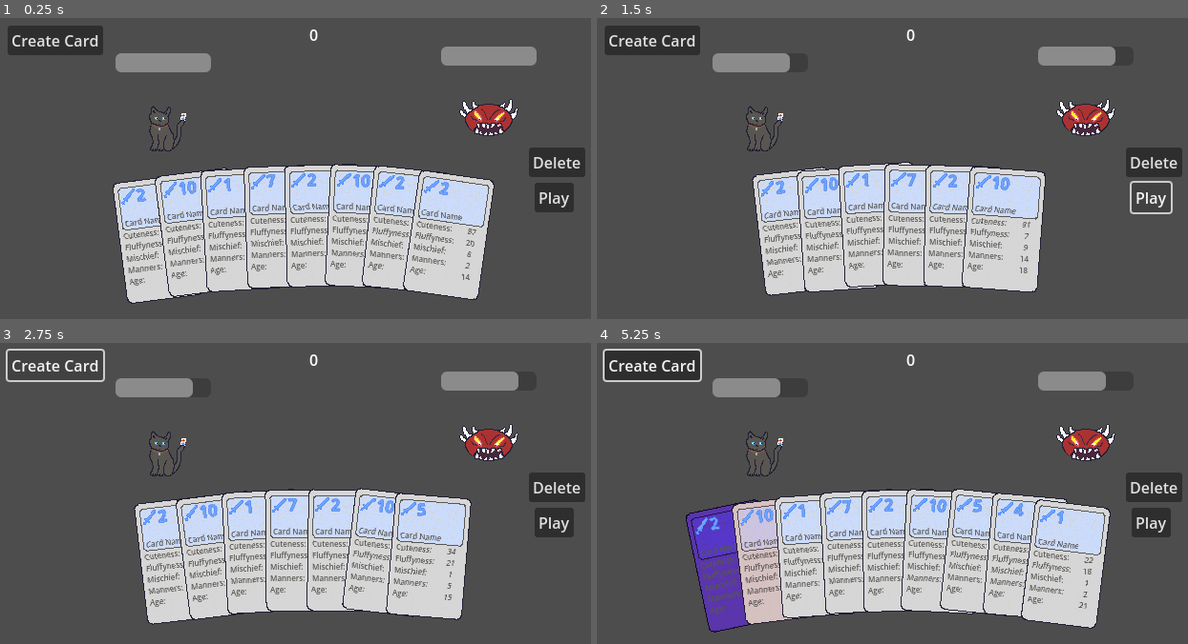
Above: before the commit, frames 1-4 (two rows, left to right).
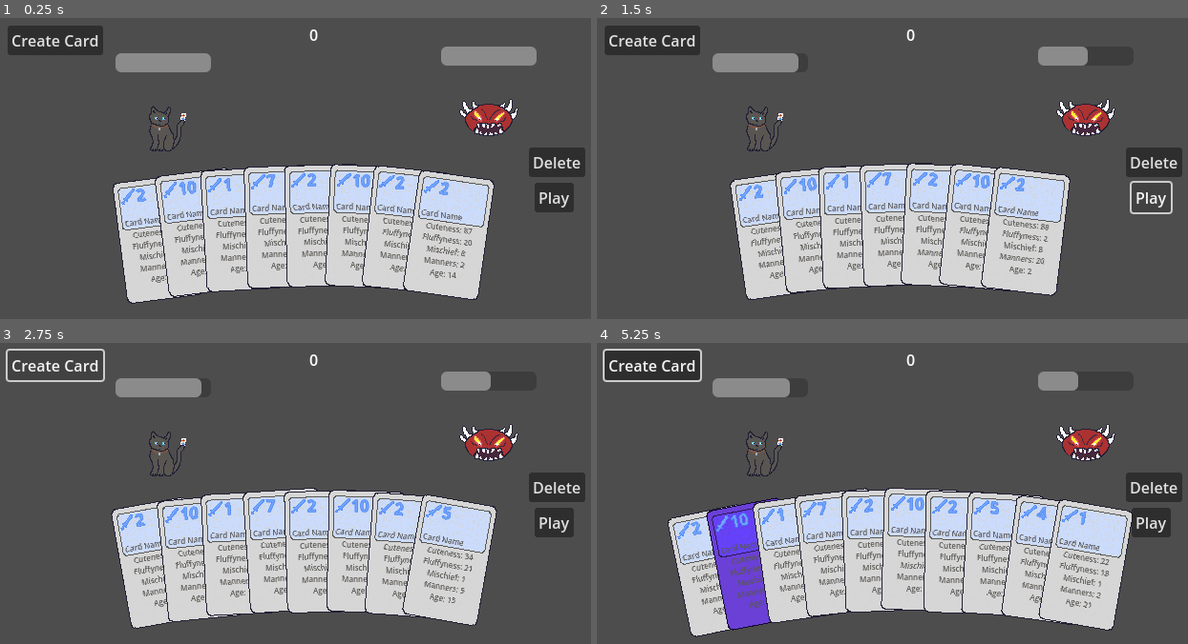
Above: after the commit, the same moments.

Repository: zcbntr/bucinum
Game: Godot game, scene res://scenes/main.tscn
Same seed, same stepped clock (60 frames per second), same inputs: the game is played once before the commit and once after it.
Inputs (mouse positions are in pixels of both pictures, inside the frame that each line leads up to):
- Up to frame 1 (0.25 s): no input
- Up to frame 2 (1.5 s): click "Play" at 0.5 s; click "Play" at 1.25 s
- Up to frame 3 (2.75 s): click "Create Card" at 2 s
- Up to frame 4 (5.25 s): click "Create Card" at 2.75 s; click "Play" at 3.5 s; click "Create Card" at 4.25 s; tap Enter at 5 s; move the mouse to (756, 562) at 5.02 s; press the mouse at (756, 562) at 5.03 s

The runs differ from the first frame. In frame 1, 3.1% of the frame differs, in the area x 20-81%, y 65-89%; in frame 2, 11%; in frame 3, 12%; in frame 4, 17%, in the area x 11-91%, y 9-98%.

Commit message:
Add category comparison

Diff:
--- a/scenes/card.tscn
+++ b/scenes/card.tscn
@@ -24,11 +24,6 @@
 
 [sub_resource type="RectangleShape2D" id="RectangleShape2D_hxmh3"]
 size = Vector2(78, 126)
-
-[sub_resource type="LabelSettings" id="LabelSettings_gy8yp"]
-line_spacing = 0.0
-font_size = 8
-font_color = Color(0.345098, 0.337255, 0.321569, 1)
 
 [sub_resource type="LabelSettings" id="LabelSettings_5524n"]
 line_spacing = 0.0
@@ -98,30 +93,57 @@
 
 [node name="Categories" type="Node2D" parent="."]
 
-[node name="CategoryNamesLbl" type="Label" parent="Categories"]
+[node name="Category1Lbl" type="Label" parent="Categories"]
 offset_left = -35.0
 offset_top = -13.0
-offset_right = 12.0
-offset_bottom = 60.0
-text = "Cuteness:
-Fluffyness:
-Mischief:
-Manners:
-Intelligence:
-Age:"
-label_settings = SubResource("LabelSettings_gy8yp")
+offset_right = 35.0
+offset_bottom = -1.0
+text = "<category 1 text>"
+label_settings = SubResource("LabelSettings_5524n")
+horizontal_alignment = 1
 
-[node name="CategoryStatsLbl" type="Label" parent="Categories"]
-offset_left = 14.0
-offset_top = -13.0
+[node name="Category2Lbl" type="Label" parent="Categories"]
+offset_left = -35.0
+offset_top = -1.0
 offset_right = 35.0
-offset_bottom = 60.0
-text = "99
-99
-100
-14
-3
-5"
+offset_bottom = 11.0
+text = "<category 2 text>"
+label_settings = SubResource("LabelSettings_5524n")
+horizontal_alignment = 1
+
+[node name="Category3Lbl" type="Label" parent="Categories"]
+offset_left = -35.0
+offset_top = 11.0
+offset_right = 35.0
+offset_bottom = 23.0
+text = "<category 3 text>"
+label_settings = SubResource("LabelSettings_5524n")
+horizontal_alignment = 1
+
+[node name="Category4Lbl" type="Label" parent="Categories"]
+offset_left = -35.0
+offset_top = 23.0
+offset_right = 35.0
+offset_bottom = 35.0
+text = "<category 4 text>"
+label_settings = SubResource("LabelSettings_5524n")
+horizontal_alignment = 1
+
+[node name="Category5Lbl" type="Label" parent="Categories"]
+offset_left = -35.0
+offset_top = 35.0
+offset_right = 35.0
+offset_bottom = 47.0
+text = "<category 5 text>"
+label_settings = SubResource("LabelSettings_5524n")
+horizontal_alignment = 1
+
+[node name="Category6Lbl" type="Label" parent="Categories"]
+offset_left = -35.0
+offset_top = 47.0
+offset_right = 35.0
+offset_bottom = 59.0
+text = "<category 6 text>"
 label_settings = SubResource("LabelSettings_5524n")
 horizontal_alignment = 1
 
--- a/scripts/card.gd
+++ b/scripts/card.gd
@@ -10,7 +10,8 @@
 	"Fluffyness": 99,
 	"Mischief": 100,
 	"Manners": 14,
-	"Age": 5
+	"Age": 5,
+	"Legs": 4
 }
 
 @export var card_name: String = "Card Name"
@@ -23,12 +24,13 @@
 @onready var damage_lbl: Label = $DamageDisplay/DamageLbl
 @onready var name_lbl: Label = $NameDisplay/NameLbl
 @onready var base_sprite: Sprite2D = $BaseCardSprite
-@onready var categories_names_lbl: Label = $Categories/CategoryNamesLbl
-@onready var categories_stats_lbl: Label = $Categories/CategoryStatsLbl
+@onready var category_lbls: Array[Label] = [$Categories/Category1Lbl, $Categories/Category2Lbl, $Categories/Category3Lbl, $Categories/Category4Lbl, $Categories/Category5Lbl, $Categories/Category6Lbl]
 
 # Called when the node enters the scene tree for the first time.
 func _ready() -> void:
 	$CostDisplay.visible = false
+	for i in category_lbls.size():
+		category_lbls[i].set_text('')
 	pass
 
 func set_values(_name: String, _description: String, _cost: int, _damage: int, _stats: Dictionary) -> void:
@@ -66,14 +68,9 @@
 #	Update categories/stats on the card
 	var categories_name_lbl_string: String = ''
 	var categories_stats_lbl_string: String = ''
-	for category_name in stats.keys():
-		categories_name_lbl_string += str(category_name) + ":\n"
+	for i in stats.keys().size():
+		category_lbls[i].set_text(str(stats.keys()[i]) + ": " + str(stats.values()[i]))
 
-	for category_stat in stats.values():
-		categories_stats_lbl_string += str(category_stat) + "\n"
-
-	categories_names_lbl.set_text(categories_name_lbl_string)
-	categories_stats_lbl.set_text(categories_stats_lbl_string)
 
 func highlight():
 	base_sprite.set_modulate(Color(1, 0.9, 0.9, 1))
@@ -100,5 +97,5 @@
 func _on_clickable_area_mouse_exited() -> void:
 	mouse_exited.emit(self)
 
-func play(game_state: Dictionary):
+func activate(game_state: Dictionary):
 	action.activate(game_state)
--- a/scripts/enemy_character.gd
+++ b/scripts/enemy_character.gd
@@ -5,6 +5,7 @@
 
 # Called when the node enters the scene tree for the first time.
 func _ready() -> void:
+	health = 8
 	hand.angle_limit = 5
 	hand.hand_radius = 1050
 	pass # Replace with function body.
--- a/scripts/game_controller.gd
+++ b/scripts/game_controller.gd
@@ -9,7 +9,14 @@
 	SHOP
 }
 
+enum ComparisonResult {
+	PLAYER_WIN,
+	ENEMY_WIN,
+	TIE
+}
+
 @onready var current_state: GameState = GameState.PLAYER_TURN
+@onready var comparison_history: Array[ComparisonResult]
 
 func transition(next_state: GameState):
 	current_state = next_state
@@ -27,6 +34,13 @@
 		GameState.SHOP:
 			pass
 
+func get_prev_comparison_result() -> ComparisonResult:
+	return comparison_history.front()
+
+func push_comparison_result(_result: ComparisonResult) -> void:
+	comparison_history.push_front(_result)
+
+
 # Called when the node enters the scene tree for the first time.
 func _ready() -> void:
 	pass # Replace with function body.
--- a/scripts/hand.gd
+++ b/scripts/hand.gd
@@ -52,7 +52,6 @@
 	remove_child(removing_card)
 	fan_cards()
 
-	removing_card.queue_free()
 	return removing_card
 
 func remove_selected_cards() -> Array[Card]:
@@ -88,9 +87,6 @@
 	var rot_offset = rng.randf_range(-0.5 * ROT_VAR, 0.5 * ROT_VAR)
 
 	card.set_position(get_card_position(_angle_in_deg) + Vector2(int(x_offset), int(y_offset)))
-
-	#	Add some random variantion
-
 	card.set_rotation(deg_to_rad(_angle_in_deg + 90 + rot_offset))
 
 func _handle_card_touched(_card: Card) -> void:
--- a/scripts/main.gd
+++ b/scripts/main.gd
@@ -35,13 +35,52 @@
 		$CanvasLayer/GameOverOverlay.visible = true
 
 
+func compare_cards(_category: String, _player_card: Card, _enemy_card: Card) -> GameController.ComparisonResult:
+	if _player_card.stats.get(_category) > _enemy_card.stats.get(_category):
+		return 0
+	elif _player_card.stats.get(_category) < _enemy_card.stats.get(_category):
+		return 1
+	else:
+		return 2
+
+
 func play_enemy_card() -> void:
 	if (!enemy_character.hand_is_empty()):
-		var card = enemy_character.remove_top_card()
-		card.play({
-			"caster": $GameScreen/EnemyCharacter,
-			"targets": [$GameScreen/PlayerCharacter]
-		})
+		var enemy_card = enemy_character.remove_top_card()
+
+#		If player has no cards then the enemy just plays theirs
+		if player_character.hand_is_empty():
+			enemy_card.activate({
+				"caster": $GameScreen/EnemyCharacter,
+				"targets": [$GameScreen/PlayerCharacter]
+			})
+
+			game_controller.push_comparison_result(GameController.ComparisonResult.ENEMY_WIN)
+		else:
+			var rng = RandomNumberGenerator.new()
+			var category = enemy_card.stats.keys()[rng.randi_range(0, enemy_card.stats.keys().size() - 1)]
+			var player_card = player_character.remove_top_card()
+			var comparison_result = compare_cards(category, player_card, enemy_card)
+			if comparison_result == GameController.ComparisonResult.PLAYER_WIN:
+				player_card.activate({
+					"caster": $GameScreen/PlayerCharacter,
+					"targets": [$GameScreen/EnemyCharacter]
+				})
+				player_character.add_card_to_hand(player_card)
+
+				game_controller.push_comparison_result(GameController.ComparisonResult.PLAYER_WIN)
+			elif comparison_result == GameController.ComparisonResult.ENEMY_WIN:
+				enemy_card.activate({
+					"caster": $GameScreen/EnemyCharacter,
+					"targets": [$GameScreen/PlayerCharacter]
+				})
+
+				game_controller.push_comparison_result(GameController.ComparisonResult.ENEMY_WIN)
+			else:
+	#			Implement tie breaker system in the future
+	#			Currently just throw away cards
+				game_controller.push_comparison_result(GameController.ComparisonResult.TIE)
+				pass
 
 	transition_game_state()
 
@@ -51,10 +90,13 @@
 #		Eventually make a function to calculate card cost - modifiers should change it
 	var card_cost: int = 1
 	if card_cost <= player_character.cards_left_to_play_in_round:
-		card.play({
+		card.activate({
 			"caster": $GameScreen/PlayerCharacter,
 			"targets": [$GameScreen/EnemyCharacter]
 		})
+		player_character.add_card_to_hand(card)
+
+		game_controller.push_comparison_result(GameController.ComparisonResult.PLAYER_WIN)
 
 	transition_game_state()
 
Not shown: 1 places in scenes/card.tscn that only renumber resources
